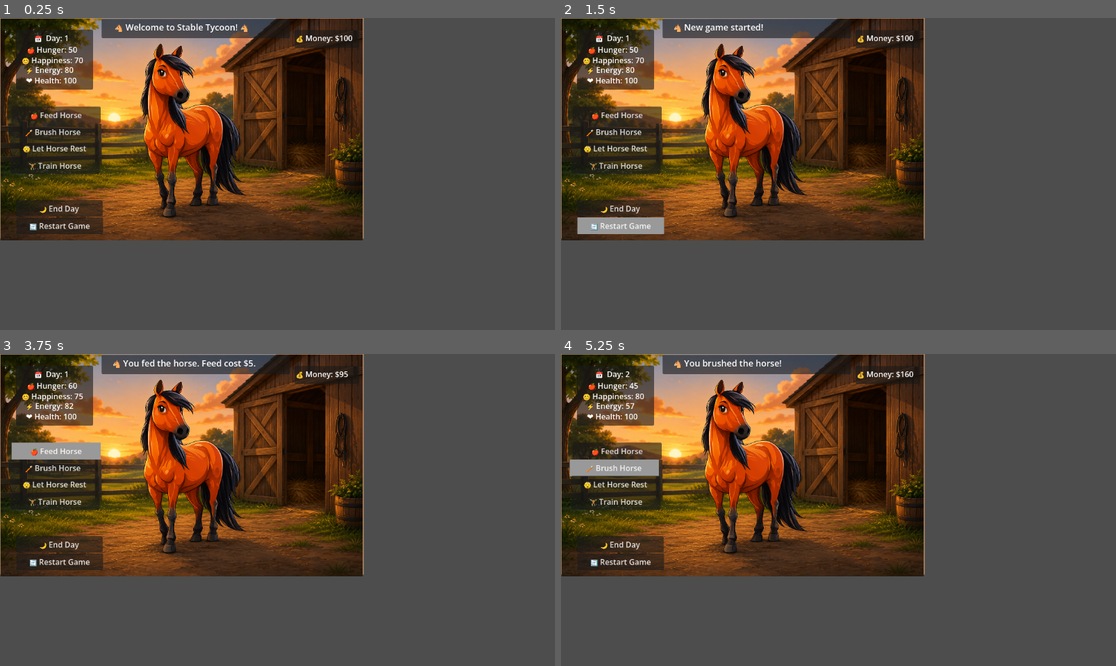
Above: before the commit, frames 1-4 (two rows, left to right).
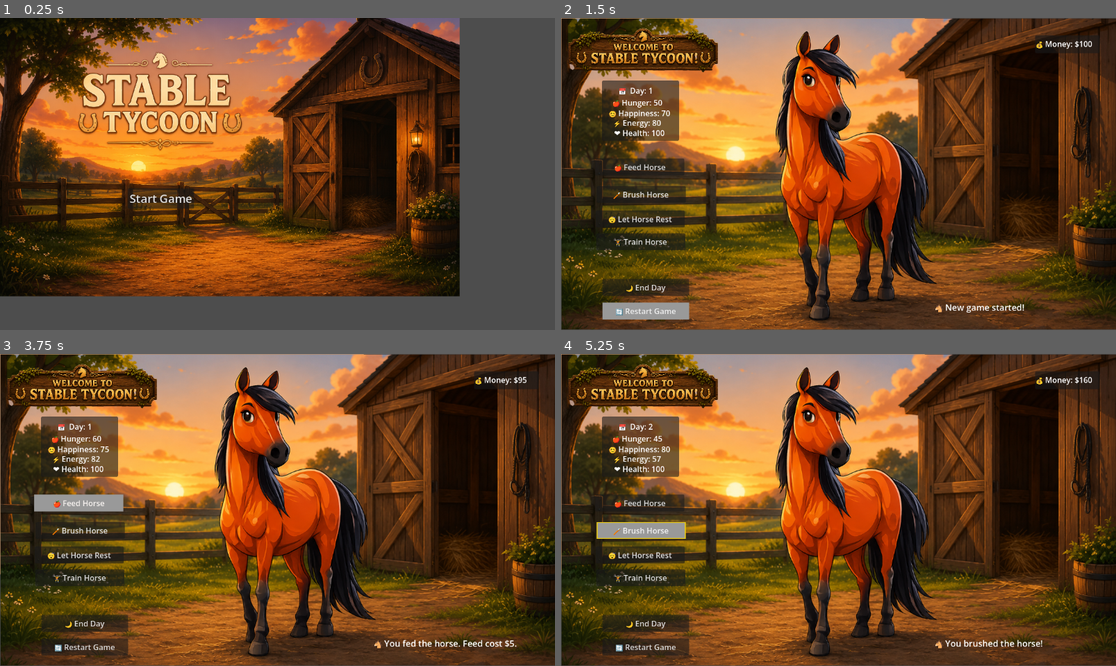
Above: after the commit, the same moments.

Repository: veronica-foltz/stable-tycoon
Game: Godot game, scene res://title_screen.tscn
The game is run twice, just before and just after one commit, with the same random seed, the same clock (stepped at 60 frames per second) and the same inputs. Before the commit the project starts from res://scenes/main.tscn.
Inputs (mouse positions are in pixels of both pictures, inside the frame that each line leads up to):
- Up to frame 1 (0.25 s): no input
- Up to frame 2 (1.5 s): click (721, 198) at 0.5 s, where only the run after the commit has a clickable "Start Game"; click "🔄 Restart Game" at 1.25 s
- Up to frame 3 (3.75 s): click "🔄 Restart Game" at 2 s; click "🔄 Restart Game" at 2.75 s; click "🍎 Feed Horse" at 3.5 s
- Up to frame 4 (5.25 s): click "🌙 End Day" at 4.25 s; click "🪥 Brush Horse" at 5 s

The runs differ from the first frame. In frame 1, 65% of the frame differs, in the area x 0-83%, y 0-90%; in frame 2, 91%; in frame 3, 92%, in the area x 0-100%, y 0-100%; in frame 4, 92%.

Commit message:
Added title page
added title page

Diff:
--- a/stable-tycoon/project.godot
+++ b/stable-tycoon/project.godot
@@ -11,7 +11,7 @@
 [application]
 
 config/name="Stable Tycoon"
-run/main_scene="uid://cmgda6tb7jxw5"
+run/main_scene="uid://c1ejnoanotp5q"
 config/features=PackedStringArray("4.6", "Forward Plus")
 config/icon="res://icon.svg"
 
--- a/stable-tycoon/scenes/main.tscn
+++ b/stable-tycoon/scenes/main.tscn
@@ -1,6 +1,7 @@
 [gd_scene format=3 uid="uid://cmgda6tb7jxw5"]
 
 [ext_resource type="Script" uid="uid://djb77cmbuwl68" path="res://scenes/main.gd" id="1_0wfyh"]
+[ext_resource type="Texture2D" uid="uid://bj1y44nwuv73d" path="res://assets/images/banner.png" id="3_jyhfs"]
 [ext_resource type="Texture2D" uid="uid://c0bovgnp80x3e" path="res://assets/images/Horse Final Picture.png" id="3_sugp2"]
 
 [sub_resource type="StyleBoxFlat" id="StyleBoxFlat_0wfyh"]
@@ -8,6 +9,11 @@
 [sub_resource type="StyleBoxFlat" id="StyleBoxFlat_sugp2"]
 
 [sub_resource type="StyleBoxFlat" id="StyleBoxFlat_jyhfs"]
+border_width_left = 2
+border_width_top = 2
+border_width_right = 2
+border_width_bottom = 2
+border_color = Color(0.92268294, 0.7977143, 0.08571855, 1)
 
 [sub_resource type="StyleBoxFlat" id="StyleBoxFlat_tbgi4"]
 
@@ -33,141 +39,144 @@
 layout_mode = 0
 offset_left = 1.0
 offset_top = 1.0
-offset_right = 1673.0
-offset_bottom = 1025.0
+offset_right = 2558.7778
+offset_bottom = 1436.5557
 scale = Vector2(0.45, 0.45)
 texture = ExtResource("3_sugp2")
+expand_mode = 1
+stretch_mode = 6
 
 [node name="StatsPanel" type="Panel" parent="." unique_id=1929536375]
 layout_mode = 0
-offset_left = 33.0
-offset_top = 24.0
-offset_right = 193.0
-offset_bottom = 149.0
+offset_left = 85.0
+offset_top = 130.0
+offset_right = 245.0
+offset_bottom = 255.0
 
 [node name="MoneyPanel" type="Panel" parent="." unique_id=18973845]
 layout_mode = 0
-offset_left = 611.0
-offset_top = 25.0
-offset_right = 745.0
-offset_bottom = 62.0
+offset_left = 984.0
+offset_top = 36.0
+offset_right = 1118.0
+offset_bottom = 73.0
 
-[node name="NamePanel" type="Panel" parent="." unique_id=257235431]
+[node name="Banner" type="TextureRect" parent="." unique_id=1302856123]
 layout_mode = 0
-offset_left = 211.0
-offset_top = 2.0
-offset_right = 602.0
-offset_bottom = 42.0
+offset_left = 14.0
+offset_top = -13.0
+offset_right = 326.0
+offset_bottom = 203.0
+texture = ExtResource("3_jyhfs")
+expand_mode = 1
 
 [node name="FeedButton" type="Button" parent="." unique_id=345679970]
 layout_mode = 0
-offset_left = 24.0
-offset_top = 184.0
-offset_right = 209.0
-offset_bottom = 219.0
+offset_left = 71.0
+offset_top = 292.0
+offset_right = 256.0
+offset_bottom = 327.0
 theme_override_colors/font_hover_color = Color(0.97922903, 0.9612257, 0.9492242, 1)
 theme_override_styles/hover = SubResource("StyleBoxFlat_0wfyh")
 text = "🍎 Feed Horse"
 
 [node name="HungerLabel" type="Label" parent="." unique_id=2134655799]
 layout_mode = 0
-offset_left = 56.0
-offset_top = 54.0
-offset_right = 163.0
-offset_bottom = 77.0
+offset_left = 106.0
+offset_top = 164.0
+offset_right = 213.0
+offset_bottom = 187.0
 text = "🍎 Hunger: 50"
 
 [node name="HappinessLabel" type="Label" parent="." unique_id=1211012208]
 layout_mode = 0
-offset_left = 45.0
-offset_top = 76.0
-offset_right = 175.0
-offset_bottom = 99.0
+offset_left = 99.0
+offset_top = 186.0
+offset_right = 229.0
+offset_bottom = 209.0
 text = "😊 Happiness: 70"
 
 [node name="EnergyLabel" type="Label" parent="." unique_id=222197063]
 layout_mode = 0
-offset_left = 53.0
-offset_top = 96.0
-offset_right = 155.0
-offset_bottom = 120.0
+offset_left = 108.0
+offset_top = 206.0
+offset_right = 210.0
+offset_bottom = 230.0
 text = "⚡ Energy: 80"
 
 [node name="DayLabel" type="Label" parent="." unique_id=1117158441]
 layout_mode = 0
-offset_left = 71.0
-offset_top = 30.0
-offset_right = 145.0
-offset_bottom = 53.0
+offset_left = 119.0
+offset_top = 139.0
+offset_right = 193.0
+offset_bottom = 162.0
 text = "📅  Day: 1"
 
 [node name="EndDayButton" type="Button" parent="." unique_id=381692743]
 layout_mode = 0
-offset_left = 33.0
-offset_top = 378.0
-offset_right = 213.0
-offset_bottom = 413.0
+offset_left = 86.0
+offset_top = 542.0
+offset_right = 266.0
+offset_bottom = 577.0
 theme_override_styles/hover = SubResource("StyleBoxFlat_sugp2")
 text = "🌙 End Day"
 
 [node name="MoneyLabel" type="Label" parent="." unique_id=851404742]
 layout_mode = 0
-offset_left = 614.0
-offset_top = 30.0
-offset_right = 738.0
-offset_bottom = 56.0
+offset_left = 985.0
+offset_top = 42.0
+offset_right = 1109.0
+offset_bottom = 68.0
 text = " 💰 Money: $100"
 
 [node name="BrushButton" type="Button" parent="." unique_id=2146063052]
 layout_mode = 0
-offset_left = 18.0
-offset_top = 219.0
-offset_right = 203.0
-offset_bottom = 254.0
+offset_left = 74.0
+offset_top = 349.0
+offset_right = 259.0
+offset_bottom = 384.0
 theme_override_styles/hover = SubResource("StyleBoxFlat_jyhfs")
 text = "🪥 Brush Horse"
 
 [node name="RestButton" type="Button" parent="." unique_id=211404699]
 layout_mode = 0
-offset_left = 21.0
-offset_top = 253.0
-offset_right = 206.0
-offset_bottom = 288.0
+offset_left = 72.0
+offset_top = 400.0
+offset_right = 257.0
+offset_bottom = 435.0
 theme_override_styles/hover = SubResource("StyleBoxFlat_tbgi4")
 text = "😴 Let Horse Rest"
 
 [node name="TrainButton" type="Button" parent="." unique_id=827770987]
 layout_mode = 0
-offset_left = 22.0
-offset_top = 289.0
-offset_right = 207.0
-offset_bottom = 324.0
+offset_left = 73.0
+offset_top = 447.0
+offset_right = 258.0
+offset_bottom = 482.0
 theme_override_styles/hover = SubResource("StyleBoxFlat_tefeu")
 text = "🏋️ Train Horse"
 
 [node name="StatusLabel" type="Label" parent="." unique_id=232731945]
 layout_mode = 0
-offset_left = 233.0
-offset_top = 6.0
-offset_right = 574.0
-offset_bottom = 51.0
+offset_left = 775.0
+offset_top = 588.0
+offset_right = 1116.0
+offset_bottom = 633.0
 theme_override_font_sizes/font_size = 18
-text = " 🐴 Welcome to Stable Tycoon! 🐴 "
 
 [node name="HealthLabel" type="Label" parent="." unique_id=2082709946]
 layout_mode = 0
-offset_left = 54.0
-offset_top = 118.0
-offset_right = 164.0
-offset_bottom = 141.0
+offset_left = 110.0
+offset_top = 227.0
+offset_right = 220.0
+offset_bottom = 250.0
 text = "❤️ Health: 100"
 
 [node name="RestartButton" type="Button" parent="." unique_id=127704067]
 layout_mode = 0
-offset_left = 34.0
-offset_top = 414.0
-offset_right = 214.0
-offset_bottom = 449.0
+offset_left = 86.0
+offset_top = 591.0
+offset_right = 266.0
+offset_bottom = 626.0
 theme_override_styles/hover = SubResource("StyleBoxFlat_sugp2")
 text = "🔄 Restart Game"
 
--- /dev/null
+++ b/stable-tycoon/title_screen.gd
@@ -0,0 +1,15 @@
+extends Control
+
+
+# Called when the node enters the scene tree for the first time.
+func _ready() -> void:
+	pass # Replace with function body.
+
+
+# Called every frame. 'delta' is the elapsed time since the previous frame.
+func _process(delta: float) -> void:
+	pass
+
+
+func _on_start_button_pressed():
+	get_tree().change_scene_to_file("res://scenes/main.tscn")
--- /dev/null
+++ b/stable-tycoon/title_screen.tscn
@@ -0,0 +1,47 @@
+[gd_scene format=3 uid="uid://c1ejnoanotp5q"]
+
+[ext_resource type="Script" uid="uid://bgmg73jc5qjg0" path="res://title_screen.gd" id="1_v6p8y"]
+[ext_resource type="Texture2D" uid="uid://drbp5rt1os5qe" path="res://assets/images/Stable Tycoon TS.png" id="2_ak2if"]
+
+[node name="TitleScreen" type="Control" unique_id=932235488]
+layout_mode = 3
+anchors_preset = 15
+anchor_right = 1.0
+anchor_bottom = 1.0
+offset_left = -23.0
+offset_top = -6.0
+offset_right = -218.0
+offset_bottom = -69.0
+grow_horizontal = 2
+grow_vertical = 2
+script = ExtResource("1_v6p8y")
+
+[node name="TitleLabel" type="Label" parent="." unique_id=2067612234]
+layout_mode = 0
+offset_left = 48.0
+offset_top = 126.0
+offset_right = 707.0
+offset_bottom = 212.0
+theme_override_font_sizes/font_size = 58
+text = "🐴 STABLE TYCOON 🐴"
+
+[node name="Background" type="TextureRect" parent="." unique_id=1668491285]
+layout_mode = 0
+offset_left = 22.0
+offset_top = 4.0
+offset_right = 977.0
+offset_bottom = 584.0
+texture = ExtResource("2_ak2if")
+expand_mode = 1
+stretch_mode = 6
+
+[node name="StartButton" type="Button" parent="." unique_id=941371321]
+layout_mode = 0
+offset_left = 288.0
+offset_top = 360.0
+offset_right = 426.0
+offset_bottom = 402.0
+theme_override_font_sizes/font_size = 24
+text = "Start Game"
+
+[connection signal="pressed" from="StartButton" to="." method="_on_start_button_pressed"]
Binary file added: stable-tycoon/assets/images/Stable Tycoon TS.png
Not shown, added: stable-tycoon/assets/images/Stable Tycoon TS.png.import
Binary file added: stable-tycoon/assets/images/banner.png
Not shown, added: stable-tycoon/assets/images/banner.png.import
Not shown, added: stable-tycoon/title_screen.gd.uid
